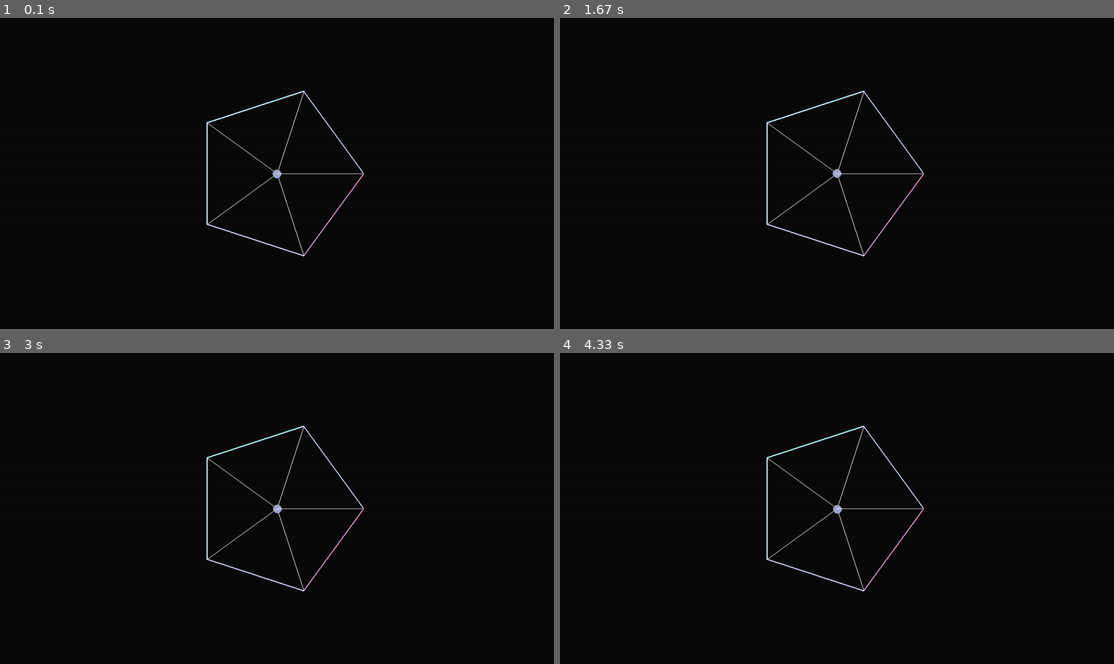
Above: before the commit, frames 1-4 (two rows, left to right).
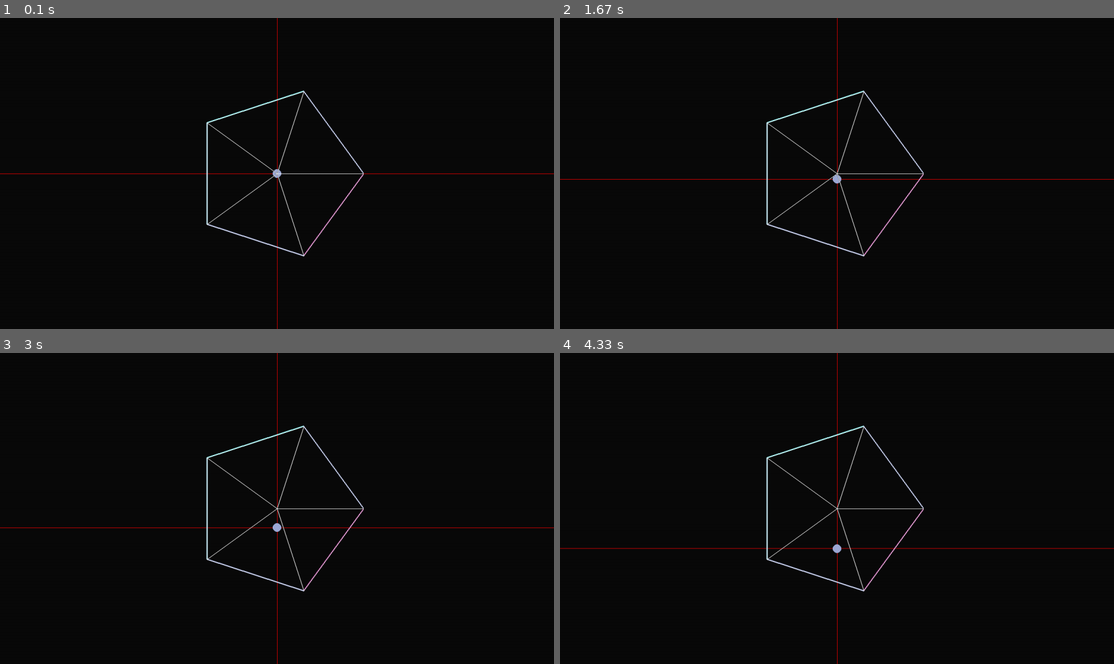
Above: after the commit, the same moments.

Repository: jwannamaker/PolyBounce
Game: pygame game, started from main.py
Same seed, same stepped clock (60 frames per second), same inputs: the game is played once before the commit and once after it.
Inputs:
- Up to frame 1 (0.1 s): no input
- Up to frame 2 (1.67 s): tap Space at 0.33 s; hold D 0.67-1.13 s
- Up to frame 3 (3 s): hold A 2.17-2.7 s
- Up to frame 4 (4.33 s): no input

The runs differ from the first frame. In frame 1, 0.3% of the frame differs, in the area x 0-100%, y 0-100%; in frame 2, 0.4%; in frame 3, 0.4%; in frame 4, 0.6%.

Commit message:
Plenty of things to be proud of at the end of today. Not really what I wanted to have done, but alas. One must go to sleep eventually. I want to just have this dang thing done already. I know it's going to come soon. I just need to keep at it.

Diff:
--- a/game.py
+++ b/game.py
@@ -93,19 +93,18 @@
 
     def process_game_logic(self):
         # Checks if the player ball is currently inside of the inscribed circle of the ring
-        if pygame.sprite.spritecollide(self.player_ball, self.ring_group, False, pygame.sprite.collide_circle):
+        # if pygame.sprite.spritecollide(self.player_ball, self.ring_group, False, pygame.sprite.collide_circle):
 
-            player_mask = self.player_ball.mask
-            ring_mask = self.inner_ring.mask
-            offset_x = self.player_ball.rect.topleft[0] - self.inner_ring.rect.topleft[0]
-            offset_y = self.player_ball.rect.topleft[1] - self.inner_ring.rect.topleft[1]
-
-            overlap_amount = ring_mask.overlap_area(player_mask, (offset_x, offset_y))
-            if overlap_amount >= 1:
-                dx = ring_mask.overlap_area(player_mask, (offset_x + 1, offset_y)) - ring_mask.overlap_area(player_mask, (offset_x - 1, offset_y))
-                dy = ring_mask.overlap_area(player_mask, (offset_x, offset_y + 1)) - ring_mask.overlap_area(player_mask, (offset_x, offset_y - 1))
-                self.player_ball.position.x += dx
-                self.player_ball.position.y += dy
+            # player_mask = self.player_ball.mask
+            # ring_mask = self.inner_ring.mask
+            # offset_x = self.player_ball.rect.topleft[0] - self.inner_ring.rect.topleft[0]
+            # offset_y = self.player_ball.rect.topleft[1] - self.inner_ring.rect.topleft[1]
+            # overlap_amount = ring_mask.overlap_area(player_mask, (offset_x, offset_y))
+            # if overlap_amount >= 1:
+            #     dx = ring_mask.overlap_area(player_mask, (offset_x + 1, offset_y)) - ring_mask.overlap_area(player_mask, (offset_x - 1, offset_y))
+            #     dy = ring_mask.overlap_area(player_mask, (offset_x, offset_y + 1)) - ring_mask.overlap_area(player_mask, (offset_x, offset_y - 1))
+                # self.player_ball.position.x += dx
+                # self.player_ball.position.y += dy
 
         self.player_ball.update(self.dt)
         self.inner_ring.update()
@@ -115,6 +114,9 @@
             Draw the new state of each object in the game onto the screen.
         '''
         self.screen.blit(self.background, (0, 0))
+        # drawing some lines for the purpose of debugging/analyzing output values
+        pygame.draw.line(self.screen, (255, 0, 0), (self.player_ball.position.x, 0), (self.player_ball.position.x, SCREEN_SIZE.y))
+        pygame.draw.line(self.screen, (255, 0, 0), (0, self.player_ball.position.y), (SCREEN_SIZE.x, self.player_ball.position.y))
         self.player_ball.draw(self.screen)
         self.inner_ring.draw(self.screen)
         self.dt = self.clock.tick(self.fps) / 1000
--- a/polygon.py
+++ b/polygon.py
@@ -18,11 +18,9 @@
         self.color = color
         self.thickness = thickness
 
-    def draw(self, poly_center, surface):
+    def draw(self, surface):
         pygame.draw.line(surface, self.color, self.start, self.end, self.thickness)
-        x_pos = surface.get_rect().width // 2
-        y_pos = surface.get_rect().height // 2
-        points = [self.end, Vector2(x_pos, y_pos), self.start]
+        points = [self.end, (surface.get_rect().centerx, surface.get_rect().centery), self.start]
         pygame.draw.aalines(surface, PALLETE['white'], True, points)
 
     def get_length(self):
@@ -89,7 +87,7 @@
             start = self.vertices[i]
             end = self.vertices[i + 1] if i + 1 < len(self.vertices) else self.vertices[0]
             segment = PolySegment(start, end, random.choice(list(RING_PALLETE.values())))
-            segment.draw(self.position, self.image)
+            segment.draw(self.image)
             self.segments.append(segment)
         self.mask = pygame.mask.from_surface(self.image)
 
